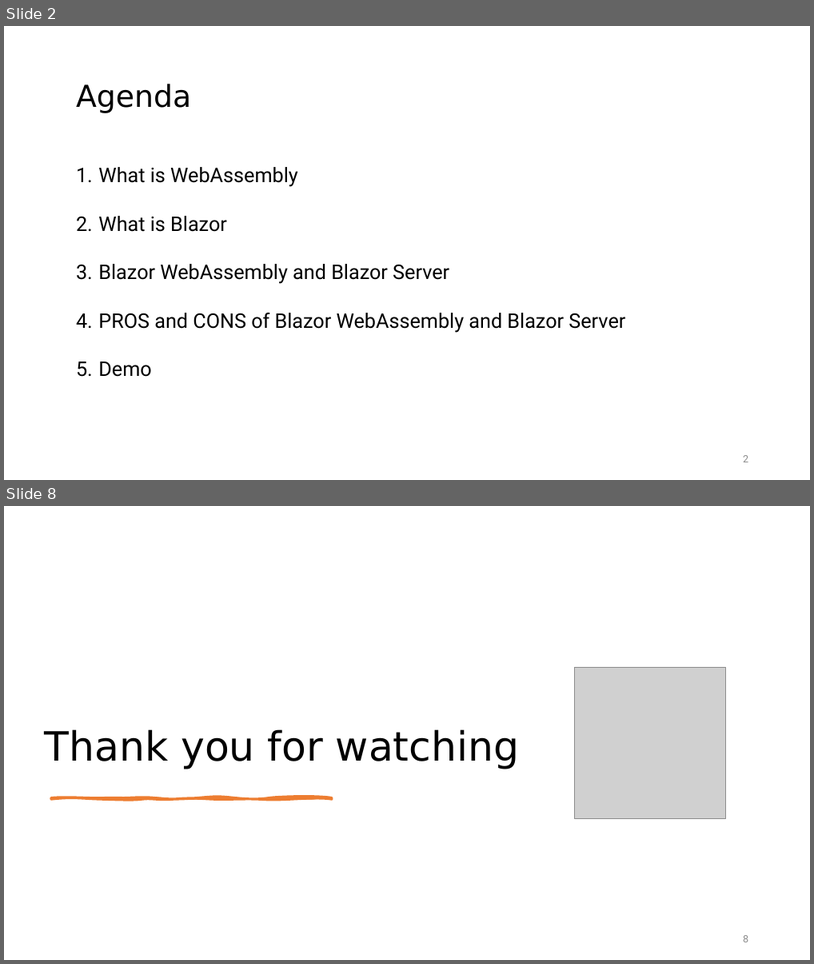
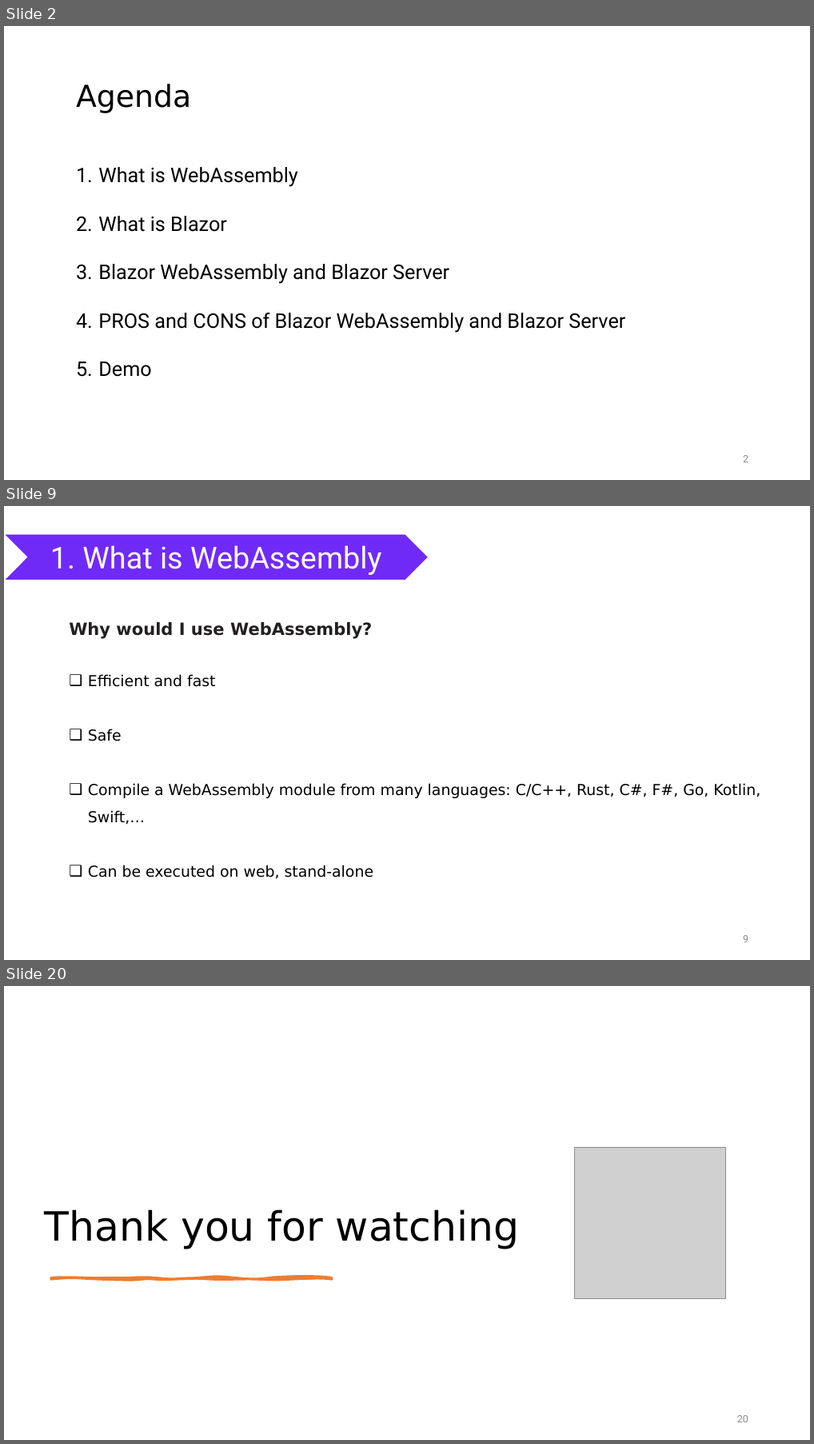
Before and after one commit to nguyenhoanthienit/blazor, a slide deck: Documents/seminar.pptx. Shown one above the other, each under a label of ours: slides 2 and 8 before the commit, slides 2, 9 and 20 after it; the slides between them are not shown. The pictures are 814x964 and 814x1444 pixels, drawn with LibreOffice and Linux fonts; fonts in the diff are those of the drawing; grey boxes stand for pictures. Boxes give left, top, right and bottom in pixels: in the first picture for what was removed or moved away, otherwise in the second. Text is boxed around its words. In the diff, an @@ line names an element or a change of style, - is before the commit and + after.

```diff
--- a/Documents/seminar.pptx
+++ b/Documents/seminar.pptx
@@ slide 9 added at <box>4,506,810,960</box>, background #FFFFFF @@
@@ chevron added at <box>4,535,429,580</box>, fill #702AF7, outline #FFFFFF 1 pt, 36 pt, text #FFFFFF @@
+1. What is WebAssembly
@@ text added at <box>69,622,372,639</box>, 20 pt, text #231F20, bold @@
+Why would I use WebAssembly?
@@ text added at <box>88,674,761,879</box>, 18 pt, text #000000 @@
+❑ Efficient and fast
+❑ Safe
+❑ Compile a WebAssembly module from many languages: C/C++, Rust, C#, F#, Go, Kotlin, Swift,…
+❑ Can be executed on web, stand-alone
@@ page number added at <box>743,935,749,942</box>, 12 pt, text #8C8C8C @@
+9
@@ what was slide 8 is now slide 20 @@
@@ page number at <box>738,1415,749,1422</box>: text changed @@
-8
+20
```
Also in this commit, not shown: 4 slides changed, 12 other slides added, 1 slide removed, 11 other files.
